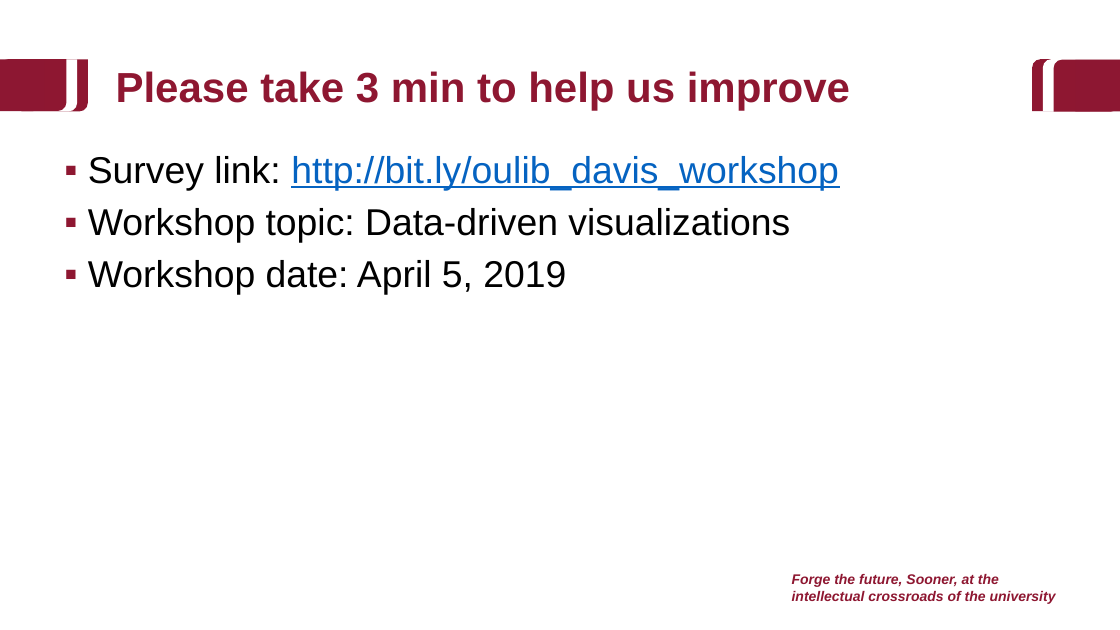
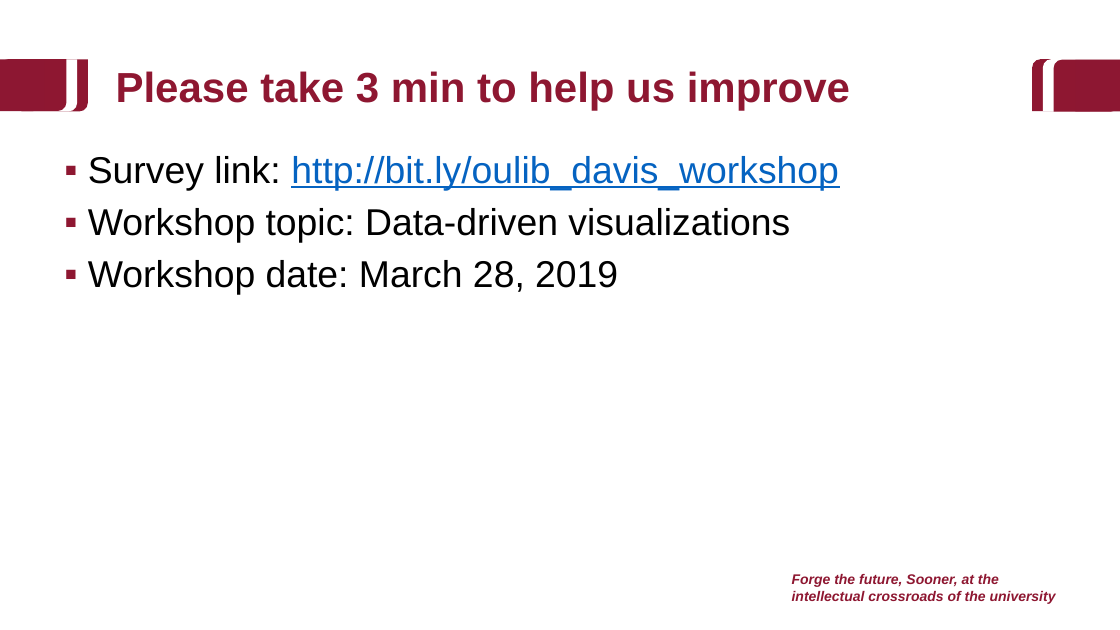
Before and after one commit to baeolophus/2025_data_viz_research, a slide deck: slide 46 of activities.pptx (slide 43 before the commit). Drawn at 1120x630 pixels with LibreOffice and Linux fonts; fonts in the diff are those of the drawing; background and template pictures are left out. Boxes give left, top, right and bottom in pixels: in the first picture for what was removed or moved away, otherwise in the second. Text is boxed around its words. In the diff, an @@ line names an element or a change of style, - is before the commit and + after.

```diff
--- a/activities.pptx
+++ b/activities.pptx
@@ text at [88,260,618,295]: text changed @@
-▪ Workshop date: April 5, 2019
+▪ Workshop date: March 28, 2019
```
Also in this commit, not shown: 15 other slides changed, 5 slides added, 2 slides removed.
